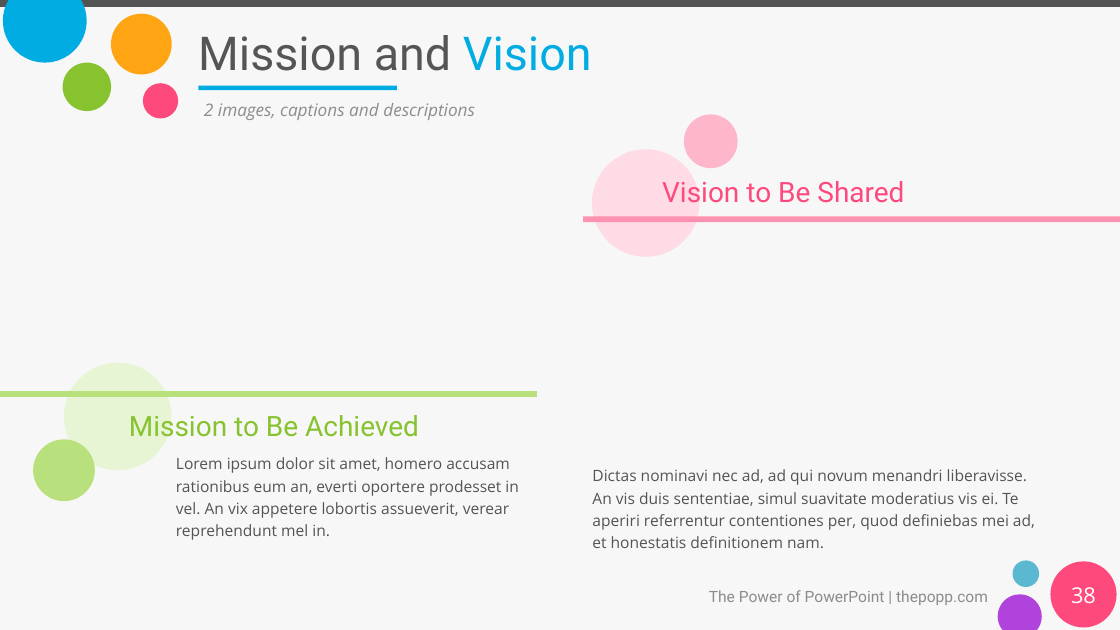
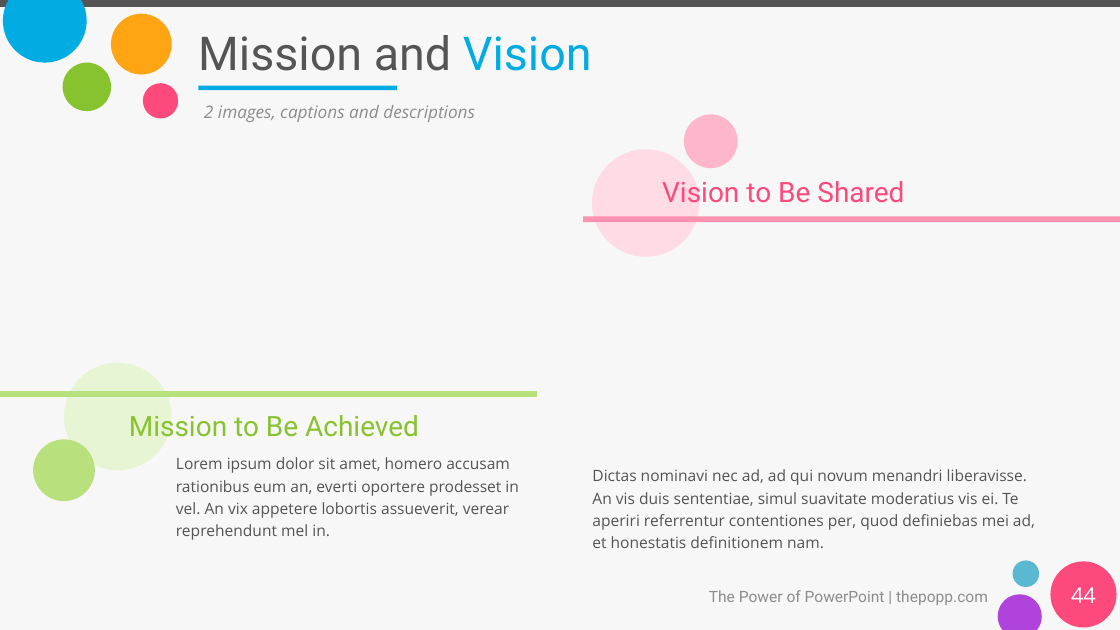
Before and after one commit to gp34446/desafio3, a slide deck: slide 44 of Presentación_desafio_3.pptx (slide 38 before the commit). Drawn at 1120x630 pixels with LibreOffice and Linux fonts; fonts in the diff are those of the drawing. Boxes give left, top, right and bottom in pixels: in the first picture for what was removed or moved away, otherwise in the second. Text is boxed around its words. In the diff, an @@ line names an element or a change of style, - is before the commit and + after.

```diff
--- a/Presentación_desafio_3.pptx
+++ b/Presentación_desafio_3.pptx
@@ text "2 images, captions and descriptions" at <box>204,105,475,122</box>: line spacing 1 to 1.1 @@
@@ page number at <box>1071,587,1096,603</box>: text changed @@
-38
+44
```
Also in this commit, not shown: 42 other slides changed, 6 slides added.
